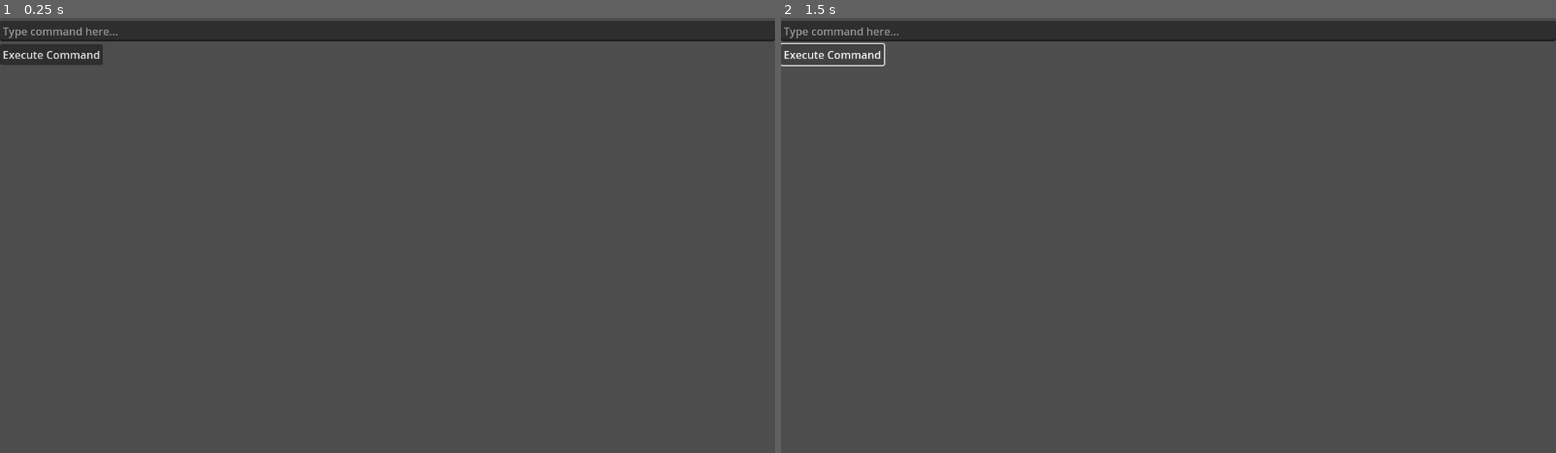
Above: before the commit, frames 1-2 (left to right).
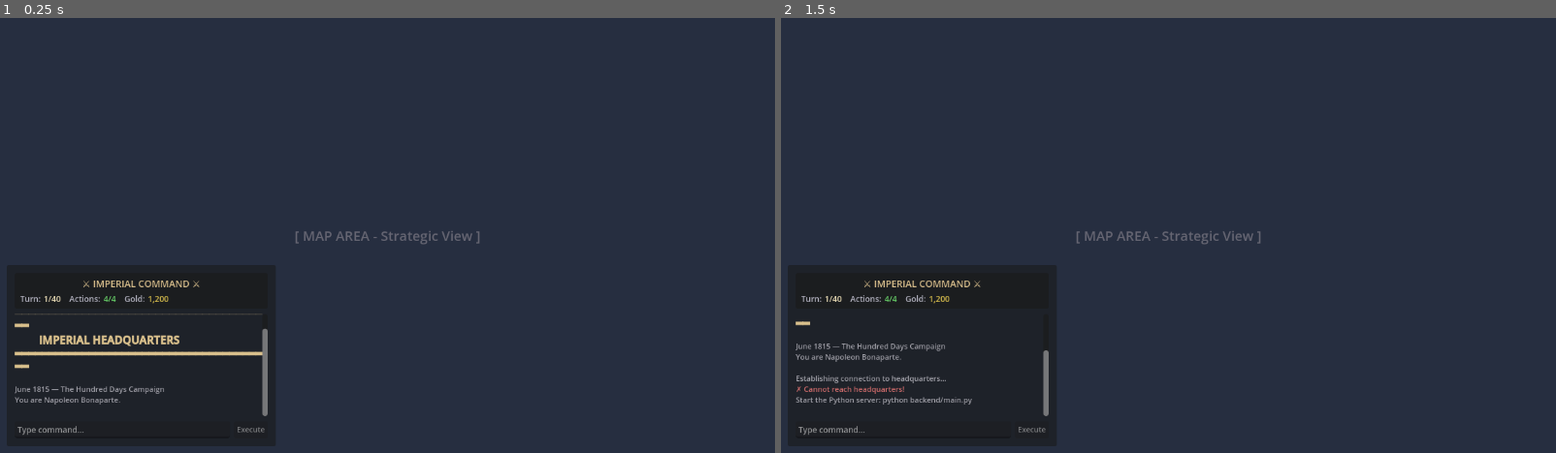
Above: after the commit, the same moments.

Repository: mitchsuch-star/project-sovereign-map
Game: Godot game, scene res://scenes/main.tscn
Same seed, same stepped clock (60 frames per second), same inputs: the game is played once before the commit and once after it.
Inputs (mouse positions are in pixels of both pictures, inside the frame that each line leads up to):
- Up to frame 1 (0.25 s): no input
- Up to frame 2 (1.5 s): click (835, 52) at 0.5 s, where only the run before the commit has a clickable "Execute Command"; click (835, 52) at 1.25 s, where only the run before the commit has a clickable "Execute Command"

The runs differ from the first frame. In frame 1, 95% of the frame differs, in the area x 0-100%, y 0-100%; in frame 2, 95%.
Error before the commit: Invalid access to property or key 'pressed' on a base object of type 'null instance'. (res://scripts/main.gd:51)

Commit message:
fixed ui and put box in bottom left leaving room for maps

Diff:
--- a/godot-client/project-sovereign/scenes/main.tscn
+++ b/godot-client/project-sovereign/scenes/main.tscn
@@ -11,25 +11,153 @@
 grow_vertical = 2
 script = ExtResource("1_o5qli")
 
-[node name="VBoxContainer" type="VBoxContainer" parent="."]
+[node name="MapArea" type="ColorRect" parent="."]
 layout_mode = 1
 anchors_preset = 15
 anchor_right = 1.0
 anchor_bottom = 1.0
 grow_horizontal = 2
 grow_vertical = 2
+color = Color(0.15, 0.18, 0.25, 1)
 
-[node name="OutputDisplay" type="RichTextLabel" parent="VBoxContainer"]
+[node name="MapPlaceholder" type="Label" parent="MapArea"]
+layout_mode = 1
+anchors_preset = 8
+anchor_left = 0.5
+anchor_top = 0.5
+anchor_right = 0.5
+anchor_bottom = 0.5
+offset_left = -100.0
+offset_top = -14.0
+offset_right = 100.0
+offset_bottom = 14.0
+grow_horizontal = 2
+grow_vertical = 2
+theme_override_colors/font_color = Color(0.4, 0.4, 0.45, 1)
+theme_override_font_sizes/font_size = 20
+text = "[ MAP AREA - Strategic View ]"
+horizontal_alignment = 1
+
+[node name="BottomLeftUI" type="PanelContainer" parent="."]
+layout_mode = 1
+anchors_preset = 2
+anchor_top = 1.0
+anchor_bottom = 1.0
+offset_left = 10.0
+offset_top = -280.0
+offset_right = 410.0
+offset_bottom = -10.0
+grow_vertical = 0
+
+[node name="MainMargin" type="MarginContainer" parent="BottomLeftUI"]
 layout_mode = 2
+theme_override_constants/margin_left = 12
+theme_override_constants/margin_top = 12
+theme_override_constants/margin_right = 12
+theme_override_constants/margin_bottom = 12
+
+[node name="MainLayout" type="VBoxContainer" parent="BottomLeftUI/MainMargin"]
+layout_mode = 2
+theme_override_constants/separation = 8
+
+[node name="Header" type="PanelContainer" parent="BottomLeftUI/MainMargin/MainLayout"]
+layout_mode = 2
+
+[node name="HeaderMargin" type="MarginContainer" parent="BottomLeftUI/MainMargin/MainLayout/Header"]
+layout_mode = 2
+theme_override_constants/margin_left = 8
+theme_override_constants/margin_top = 6
+theme_override_constants/margin_right = 8
+theme_override_constants/margin_bottom = 6
+
+[node name="HeaderContent" type="VBoxContainer" parent="BottomLeftUI/MainMargin/MainLayout/Header/HeaderMargin"]
+layout_mode = 2
+theme_override_constants/separation = 4
+
+[node name="Title" type="Label" parent="BottomLeftUI/MainMargin/MainLayout/Header/HeaderMargin/HeaderContent"]
+layout_mode = 2
+theme_override_colors/font_color = Color(0.85, 0.75, 0.55, 1)
+theme_override_font_sizes/font_size = 14
+text = "⚔ IMPERIAL COMMAND ⚔"
+horizontal_alignment = 1
+
+[node name="StatusSection" type="HBoxContainer" parent="BottomLeftUI/MainMargin/MainLayout/Header/HeaderMargin/HeaderContent"]
+layout_mode = 2
+theme_override_constants/separation = 12
+
+[node name="TurnDisplay" type="HBoxContainer" parent="BottomLeftUI/MainMargin/MainLayout/Header/HeaderMargin/HeaderContent/StatusSection"]
+layout_mode = 2
+theme_override_constants/separation = 4
+
+[node name="TurnLabel" type="Label" parent="BottomLeftUI/MainMargin/MainLayout/Header/HeaderMargin/HeaderContent/StatusSection/TurnDisplay"]
+layout_mode = 2
+theme_override_colors/font_color = Color(0.7, 0.7, 0.75, 1)
+theme_override_font_sizes/font_size = 12
+text = "Turn:"
+
+[node name="TurnValue" type="Label" parent="BottomLeftUI/MainMargin/MainLayout/Header/HeaderMargin/HeaderContent/StatusSection/TurnDisplay"]
+layout_mode = 2
+theme_override_colors/font_color = Color(0.9, 0.85, 0.7, 1)
+theme_override_font_sizes/font_size = 12
+text = "1/40"
+
+[node name="ActionsDisplay" type="HBoxContainer" parent="BottomLeftUI/MainMargin/MainLayout/Header/HeaderMargin/HeaderContent/StatusSection"]
+layout_mode = 2
+theme_override_constants/separation = 4
+
+[node name="ActionsLabel" type="Label" parent="BottomLeftUI/MainMargin/MainLayout/Header/HeaderMargin/HeaderContent/StatusSection/ActionsDisplay"]
+layout_mode = 2
+theme_override_colors/font_color = Color(0.7, 0.7, 0.75, 1)
+theme_override_font_sizes/font_size = 12
+text = "Actions:"
+
+[node name="ActionsValue" type="Label" parent="BottomLeftUI/MainMargin/MainLayout/Header/HeaderMargin/HeaderContent/StatusSection/ActionsDisplay"]
+layout_mode = 2
+theme_override_colors/font_color = Color(0.4, 0.8, 0.4, 1)
+theme_override_font_sizes/font_size = 12
+text = "4/4"
+
+[node name="GoldDisplay" type="HBoxContainer" parent="BottomLeftUI/MainMargin/MainLayout/Header/HeaderMargin/HeaderContent/StatusSection"]
+layout_mode = 2
+theme_override_constants/separation = 4
+
+[node name="GoldLabel" type="Label" parent="BottomLeftUI/MainMargin/MainLayout/Header/HeaderMargin/HeaderContent/StatusSection/GoldDisplay"]
+layout_mode = 2
+theme_override_colors/font_color = Color(0.7, 0.7, 0.75, 1)
+theme_override_font_sizes/font_size = 12
+text = "Gold:"
+
+[node name="GoldValue" type="Label" parent="BottomLeftUI/MainMargin/MainLayout/Header/HeaderMargin/HeaderContent/StatusSection/GoldDisplay"]
+layout_mode = 2
+theme_override_colors/font_color = Color(0.85, 0.75, 0.3, 1)
+theme_override_font_sizes/font_size = 12
+text = "1,200"
+
+[node name="OutputScroll" type="ScrollContainer" parent="BottomLeftUI/MainMargin/MainLayout"]
+custom_minimum_size = Vector2(0, 140)
+layout_mode = 2
+size_flags_vertical = 3
+
+[node name="OutputDisplay" type="RichTextLabel" parent="BottomLeftUI/MainMargin/MainLayout/OutputScroll"]
+layout_mode = 2
+size_flags_horizontal = 3
+size_flags_vertical = 3
+theme_override_font_sizes/normal_font_size = 11
 bbcode_enabled = true
 fit_content = true
+scroll_following = true
 
-[node name="CommandInput" type="LineEdit" parent="VBoxContainer"]
+[node name="InputSection" type="HBoxContainer" parent="BottomLeftUI/MainMargin/MainLayout"]
 layout_mode = 2
-placeholder_text = "Type command here..."
+theme_override_constants/separation = 6
 
-[node name="SendButton" type="Button" parent="VBoxContainer"]
+[node name="CommandInput" type="LineEdit" parent="BottomLeftUI/MainMargin/MainLayout/InputSection"]
 layout_mode = 2
-size_flags_horizontal = 0
-text = "Execute Command"
-alignment = 0
+size_flags_horizontal = 3
+theme_override_font_sizes/font_size = 12
+placeholder_text = "Type command..."
+
+[node name="SendButton" type="Button" parent="BottomLeftUI/MainMargin/MainLayout/InputSection"]
+layout_mode = 2
+theme_override_font_sizes/font_size = 11
+text = "Execute"
--- a/godot-client/project-sovereign/scripts/main.gd
+++ b/godot-client/project-sovereign/scripts/main.gd
@@ -8,15 +8,15 @@
 # =============================================================================
 
 # UI References - Header Status
-@onready var turn_value = $MainMargin/MainLayout/Header/HeaderMargin/HeaderContent/StatusSection/TurnDisplay/TurnValue
-@onready var actions_value = $MainMargin/MainLayout/Header/HeaderMargin/HeaderContent/StatusSection/ActionsDisplay/ActionsValue
-@onready var gold_value = $MainMargin/MainLayout/Header/HeaderMargin/HeaderContent/StatusSection/GoldDisplay/GoldValue
+@onready var turn_value = $BottomLeftUI/MainMargin/MainLayout/Header/HeaderMargin/HeaderContent/StatusSection/TurnDisplay/TurnValue
+@onready var actions_value = $BottomLeftUI/MainMargin/MainLayout/Header/HeaderMargin/HeaderContent/StatusSection/ActionsDisplay/ActionsValue
+@onready var gold_value = $BottomLeftUI/MainMargin/MainLayout/Header/HeaderMargin/HeaderContent/StatusSection/GoldDisplay/GoldValue
 
 # UI References - Main Interface
-@onready var output_scroll = $MainMargin/MainLayout/OutputScroll
-@onready var output_display = $MainMargin/MainLayout/OutputScroll/OutputDisplay
-@onready var command_input = $MainMargin/MainLayout/InputSection/CommandInput
-@onready var send_button = $MainMargin/MainLayout/InputSection/SendButton
+@onready var output_scroll = $BottomLeftUI/MainMargin/MainLayout/OutputScroll
+@onready var output_display = $BottomLeftUI/MainMargin/MainLayout/OutputScroll/OutputDisplay
+@onready var command_input = $BottomLeftUI/MainMargin/MainLayout/InputSection/CommandInput
+@onready var send_button = $BottomLeftUI/MainMargin/MainLayout/InputSection/SendButton
 
 # API Client
 var api_client = null
@@ -227,34 +227,34 @@
 
 func _display_turn_change(event: Dictionary):
 	"""Display turn end notification."""
-	var old_turn = event.get("old_turn", 0)
-	var new_turn = event.get("new_turn", 0)
-	var income = event.get("income", 0)
+	var old_turn = int(event.get("old_turn", 0))
+	var new_turn = int(event.get("new_turn", 0))
+	var income = int(event.get("income", 0))
 
 	add_output("")
 	add_output("[color=#" + COLOR_GOLD + "]═══════════════════════════════════════[/color]")
-	add_output("[color=#" + COLOR_GOLD + "]         TURN " + str(new_turn) + " BEGINS[/color]")
+	add_output("[color=#" + COLOR_GOLD + "]         TURN " + str(int(new_turn)) + " BEGINS[/color]")
 	add_output("[color=#" + COLOR_GOLD + "]═══════════════════════════════════════[/color]")
-	add_output("[color=#" + COLOR_SUCCESS + "]Treasury: +" + str(income) + " gold[/color]")
-	add_output("[color=#" + COLOR_SUCCESS + "]Actions refreshed: " + str(max_actions) + "/" + str(max_actions) + "[/color]")
+	add_output("[color=#" + COLOR_SUCCESS + "]Treasury: +" + str(int(income)) + " gold[/color]")
+	add_output("[color=#" + COLOR_SUCCESS + "]Actions refreshed: " + str(int(max_actions)) + "/" + str(int(max_actions)) + "[/color]")
 	add_output("")
 
 func _display_turn_advance(action_info: Dictionary):
 	"""Display automatic turn advancement when actions run out."""
-	var new_turn = action_info.get("new_turn", current_turn + 1)
+	var new_turn = int(action_info.get("new_turn", current_turn + 1))
 	add_output("")
 	add_output("[color=#" + COLOR_GOLD + "]═══════════════════════════════════════[/color]")
-	add_output("[color=#" + COLOR_GOLD + "]  Actions exhausted — Turn " + str(new_turn) + " begins[/color]")
+	add_output("[color=#" + COLOR_GOLD + "]  Actions exhausted — Turn " + str(int(new_turn)) + " begins[/color]")
 	add_output("[color=#" + COLOR_GOLD + "]═══════════════════════════════════════[/color]")
 	add_output("")
 
 func _show_action_cost(action_info: Dictionary):
 	"""Show action point usage."""
-	var cost = action_info.get("cost", 0)
-	var remaining = action_info.get("remaining", actions_remaining)
+	var cost = int(action_info.get("cost", 0))
+	var remaining = int(action_info.get("remaining", actions_remaining))
 
 	if cost > 0:
-		add_output("[color=#" + COLOR_INFO + "]   [" + str(remaining) + "/" + str(max_actions) + " actions remaining][/color]")
+		add_output("[color=#" + COLOR_INFO + "]   [" + str(int(remaining)) + "/" + str(int(max_actions)) + " actions remaining][/color]")
 
 func _update_status(action_summary: Dictionary):
 	"""Update header status displays."""
@@ -270,8 +270,8 @@
 	if action_summary.has("max_turns"):
 		max_turns = int(action_summary.max_turns)
 
-	# Update displays
-	turn_value.text = str(current_turn) + "/" + str(max_turns)
+	# Update displays - force integer conversion in strings
+	turn_value.text = str(int(current_turn)) + "/" + str(int(max_turns))
 
 	# Color actions based on remaining
 	if actions_remaining <= 1:
@@ -281,7 +281,7 @@
 	else:
 		actions_value.add_theme_color_override("font_color", Color(0.4, 0.8, 0.4))  # Green when good
 
-	actions_value.text = str(actions_remaining) + "/" + str(max_actions)
+	actions_value.text = str(int(actions_remaining)) + "/" + str(int(max_actions))
 
 func _update_gold_display():
 	"""Update treasury display with formatting."""
Not shown, changed: backend/models/world_state.py
